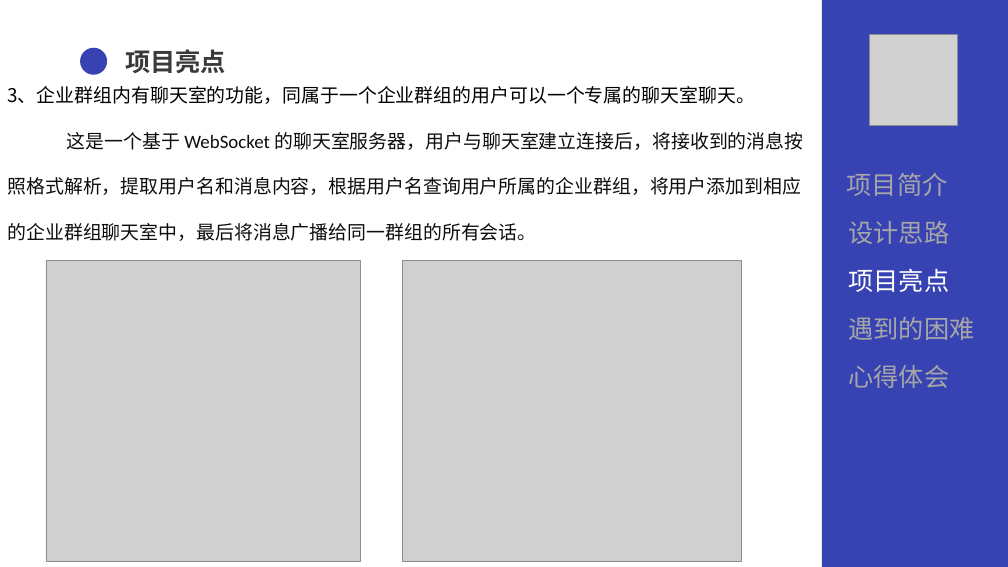
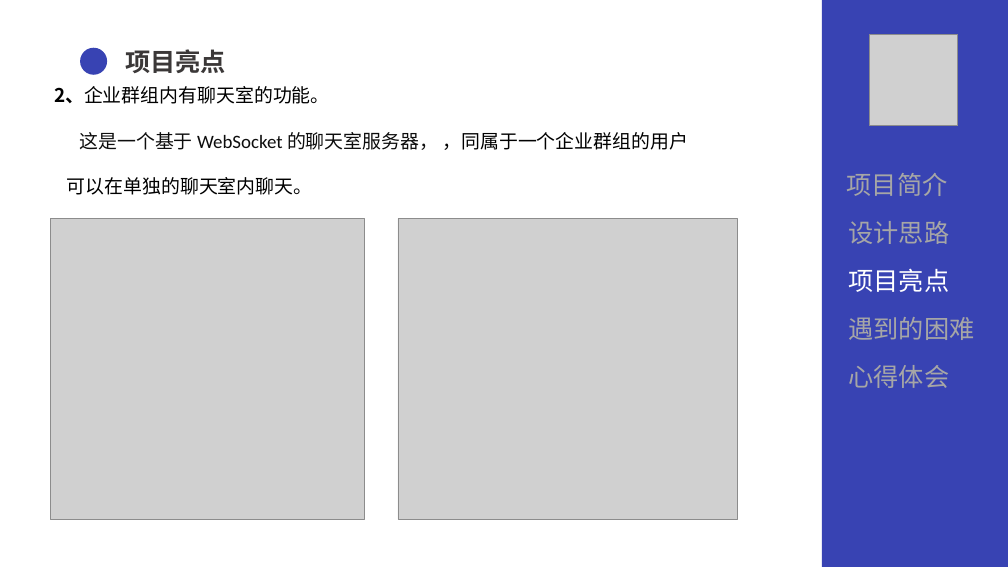
Before and after one commit to fjm0126/Qg-MoneySystem, a slide deck: slide 9 of doucument/QG答辩.pptx (slide 10 before the commit). Drawn at 1008x567 pixels with LibreOffice and Linux fonts; fonts in the diff are those of the drawing; grey boxes stand for pictures. Boxes give left, top, right and bottom in pixels: in the first picture for what was removed or moved away, otherwise in the second. Text is boxed around its words. In the diff, an @@ line names an element or a change of style, - is before the commit and + after.

```diff
--- a/doucument/QG答辩.pptx
+++ b/doucument/QG答辩.pptx
@@ text at (54, 86, 688, 195): text changed; font Calibri to Noto Sans CJK SC; text colour #0D0D0D to #000000 @@
-3、企业群组内有聊天室的功能，同属于一个企业群组的用户可以一个专属的聊天室聊天。
-这是一个基于 WebSocket 的聊天室服务器，用户与聊天室建立连接后，将接收到的消息按
-照格式解析，提取用户名和消息内容，根据用户名查询用户所属的企业群组，将用户添加到相应
-的企业群组聊天室中，最后将消息广播给同一群组的所有会话。
+2、企业群组内有聊天室的功能。
+这是一个基于 WebSocket 的聊天室服务器， ，同属于一个企业群组的用户
+可以在单独的聊天室内聊天。
@@ picture: place and size @@
-picture at (46, 260, 361, 561)
+picture at (51, 219, 365, 520)
@@ picture: place and size @@
-picture at (402, 260, 742, 561)
+picture at (398, 219, 737, 520)
```
Also in this commit, not shown: 10 other slides changed, 1 other file.
